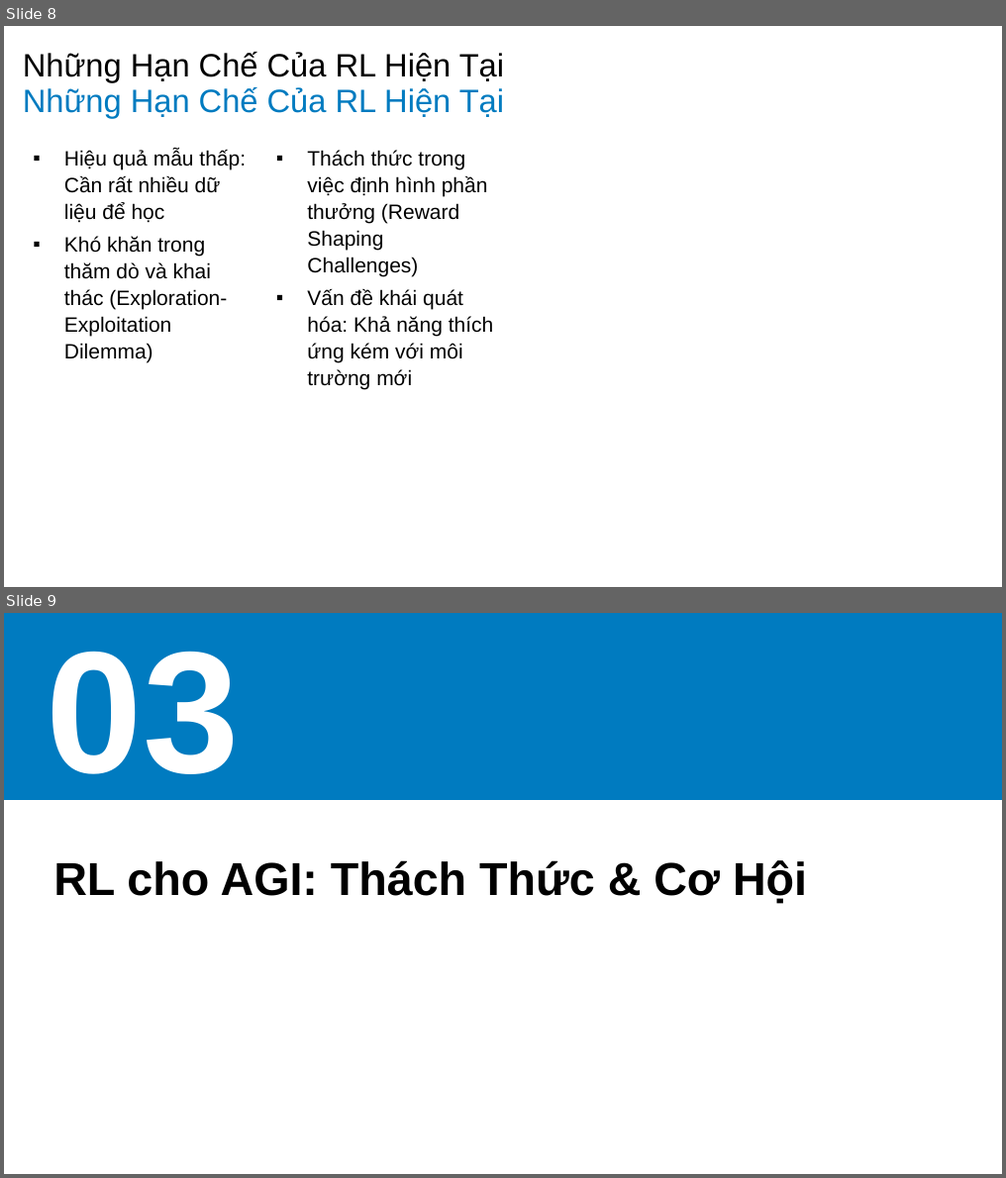
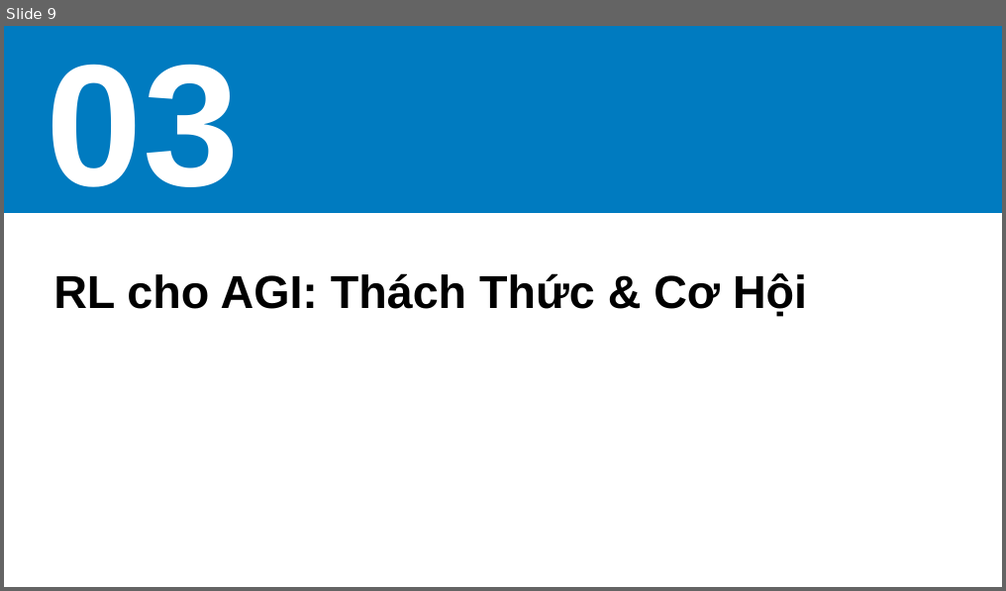
Before and after one commit to vantu-fit/SlideGenX, a slide deck: backend/src/final_slide.pptx. Shown one above the other, each under a label of ours: slides 8 and 9 before the commit, slide 9 after it. The pictures are 1006x1178 and 1006x591 pixels, drawn with LibreOffice and Linux fonts; fonts in the diff are those of the drawing; background and template pictures are left out. Boxes give left, top, right and bottom in pixels: in the first picture for what was removed or moved away, otherwise in the second. Text is boxed around its words. In the diff, an @@ line names an element or a change of style, - is before the commit and + after.

```diff
--- a/backend/src/final_slide.pptx
+++ b/backend/src/final_slide.pptx
@@ slide 8 removed at (4, 26, 1002, 587), background #FFFFFF @@
@@ text removed at (23, 52, 504, 82) @@
-Những Hạn Chế Của RL Hiện Tại
@@ title removed at (23, 87, 504, 118) @@
-Những Hạn Chế Của RL Hiện Tại
@@ text removed at (64, 150, 246, 363) @@
-▪ Hiệu quả mẫu thấp: Cần rất nhiều dữ liệu để học
-▪ Khó khăn trong thăm dò và khai thác (Exploration-Exploitation Dilemma)
@@ text removed at (307, 150, 494, 389) @@
-▪ Thách thức trong việc định hình phần thưởng (Reward Shaping Challenges)
-▪ Vấn đề khái quát hóa: Khả năng thích ứng kém với môi trường mới
```
Also in this commit, not shown: 9 slides changed, 13 slides added, 11 other slides removed, 17 other files.
